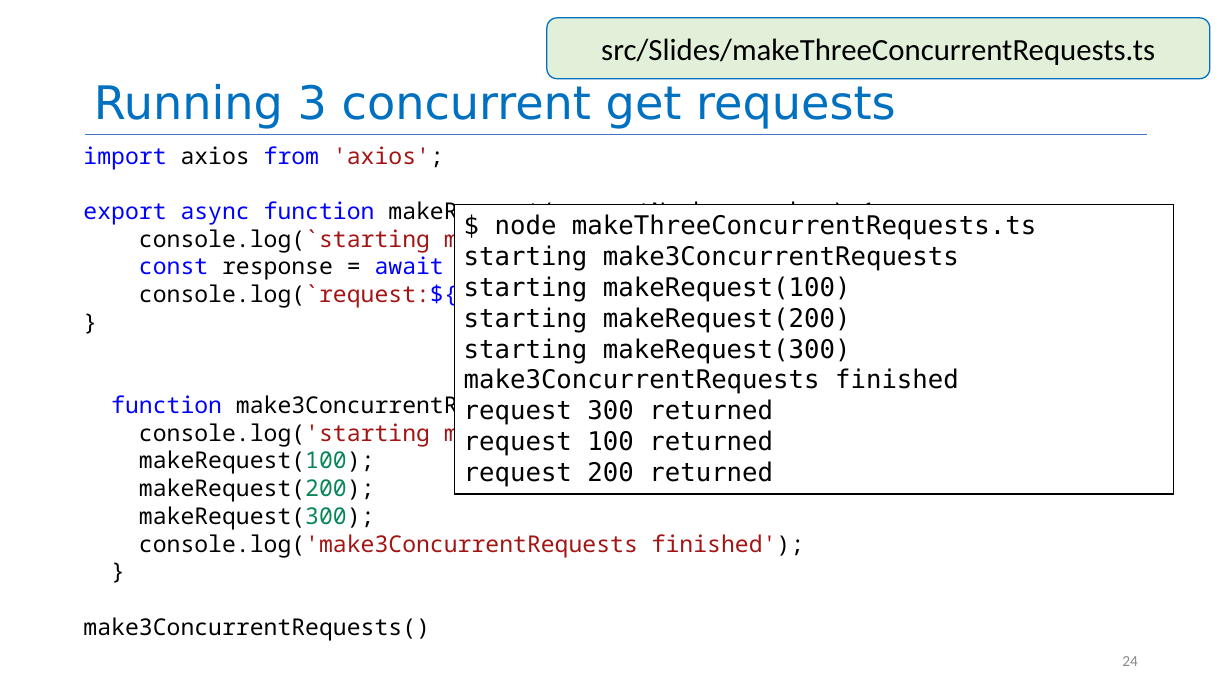
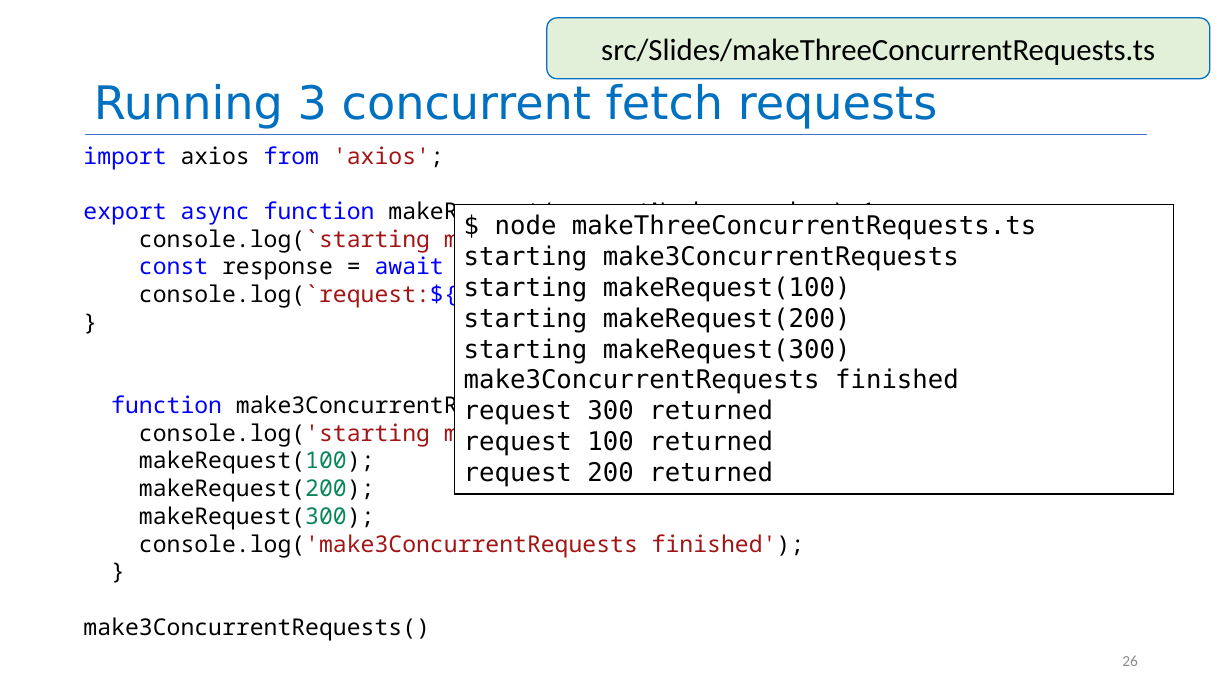
Before and after one commit to neu-se/CS4530-Summer-2026, a slide deck: slide 26 of Slides/Module 08 Concurrency Patterns in Typescript.pptx (slide 24 before the commit). Drawn at 1232x693 pixels with LibreOffice and Linux fonts; fonts in the diff are those of the drawing. Boxes give left, top, right and bottom in pixels: in the first picture for what was removed or moved away, otherwise in the second. Text is boxed around its words. In the diff, an @@ line names an element or a change of style, - is before the commit and + after.

```diff
--- a/Slides/Module 08 Concurrency Patterns in Typescript.pptx
+++ b/Slides/Module 08 Concurrency Patterns in Typescript.pptx
@@ title at (x1=94, y1=84, x2=938, y2=129): text changed @@
-Running 3 concurrent get requests
+Running 3 concurrent fetch requests
@@ page number at (x1=1122, y1=655, x2=1138, y2=666): text changed @@
-24
+26
```
Also in this commit, not shown: 3 other slides changed, 2 slides added, 1 other file.
